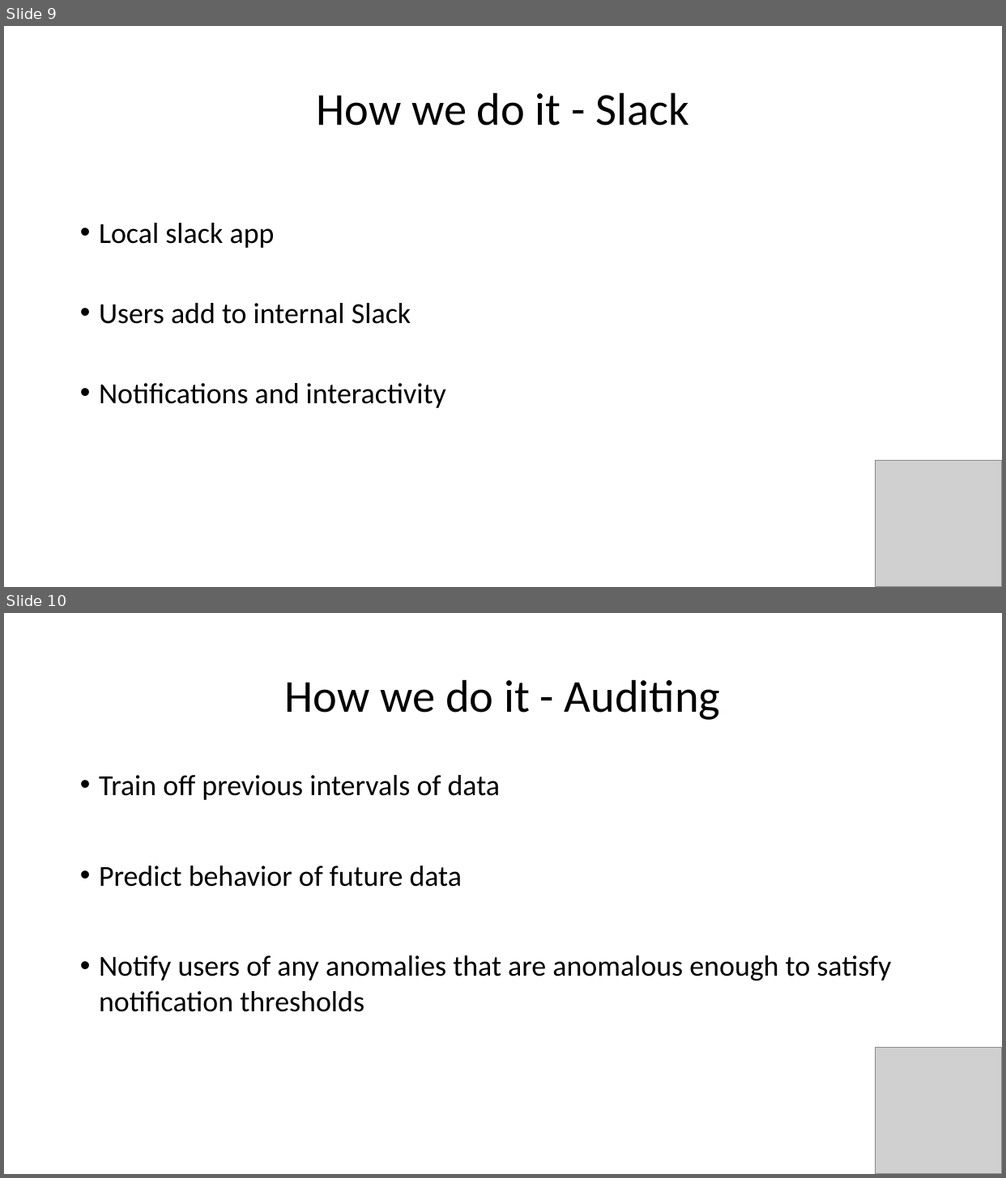
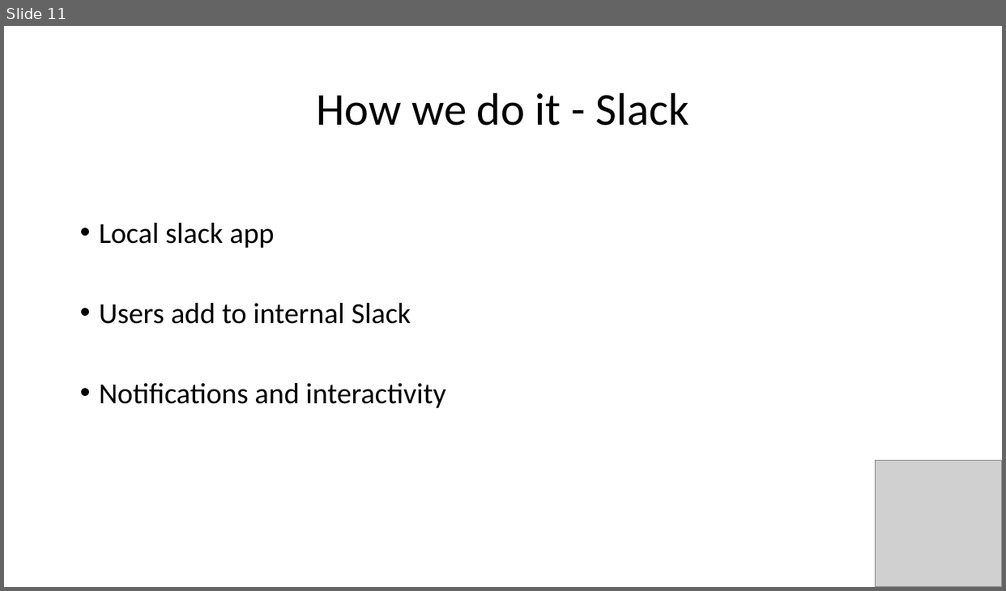
Before and after one commit to havess/daudit, a slide deck: midterm_presentation.pptx. Shown one above the other, each under a label of ours: slides 9 and 10 before the commit, slide 11 after it. The pictures are 1006x1178 and 1006x591 pixels, drawn with LibreOffice and Linux fonts; fonts in the diff are those of the drawing; grey boxes stand for pictures. Boxes give left, top, right and bottom in pixels: in the first picture for what was removed or moved away, otherwise in the second. Text is boxed around its words. In the diff, an @@ line names an element or a change of style, - is before the commit and + after.

```diff
--- a/midterm_presentation.pptx
+++ b/midterm_presentation.pptx
@@ slide 10 removed at (x1=4, y1=613, x2=1002, y2=1174), background #FFFFFF @@
@@ title removed at (x1=285, y1=679, x2=720, y2=720) @@
-How we do it - Auditing
@@ text removed at (x1=99, y1=775, x2=891, y2=1012) @@
-• Train off previous intervals of data
-• Predict behavior of future data
-• Notify users of any anomalies that are anomalous enough to satisfy notification thresholds
@@ picture removed at (x1=876, y1=1048, x2=1002, y2=1174) @@
@@ what was slide 9 is now slide 11 @@
```
Also in this commit, not shown: 7 slides added, 10 other slides removed, 6 other files.
